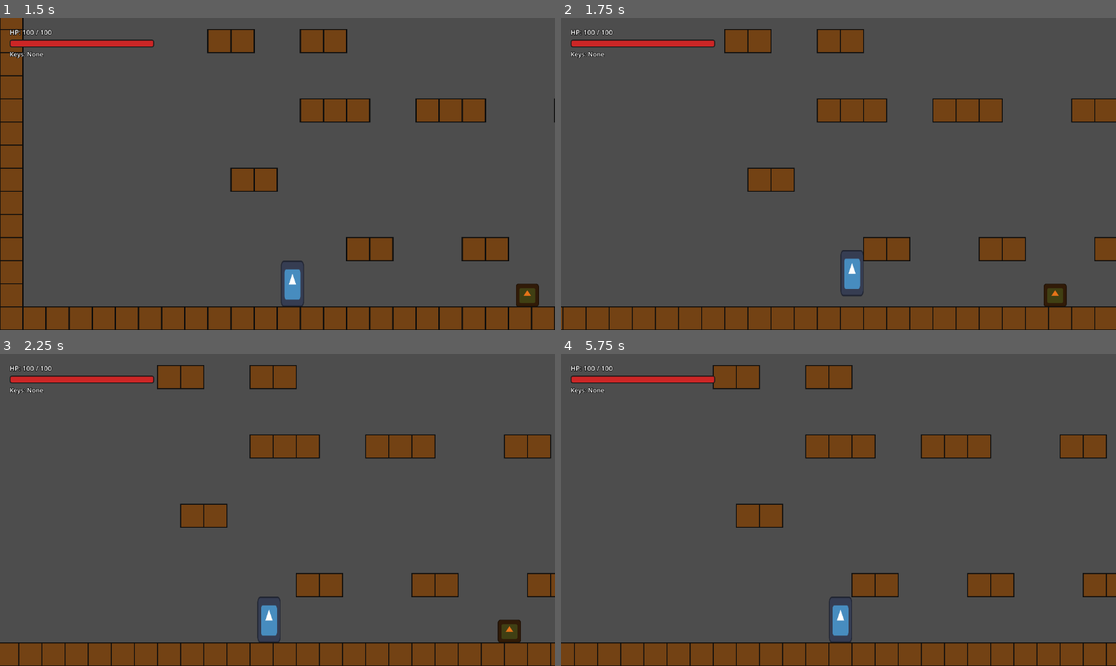
Above: before the commit, frames 1-4 (two rows, left to right).
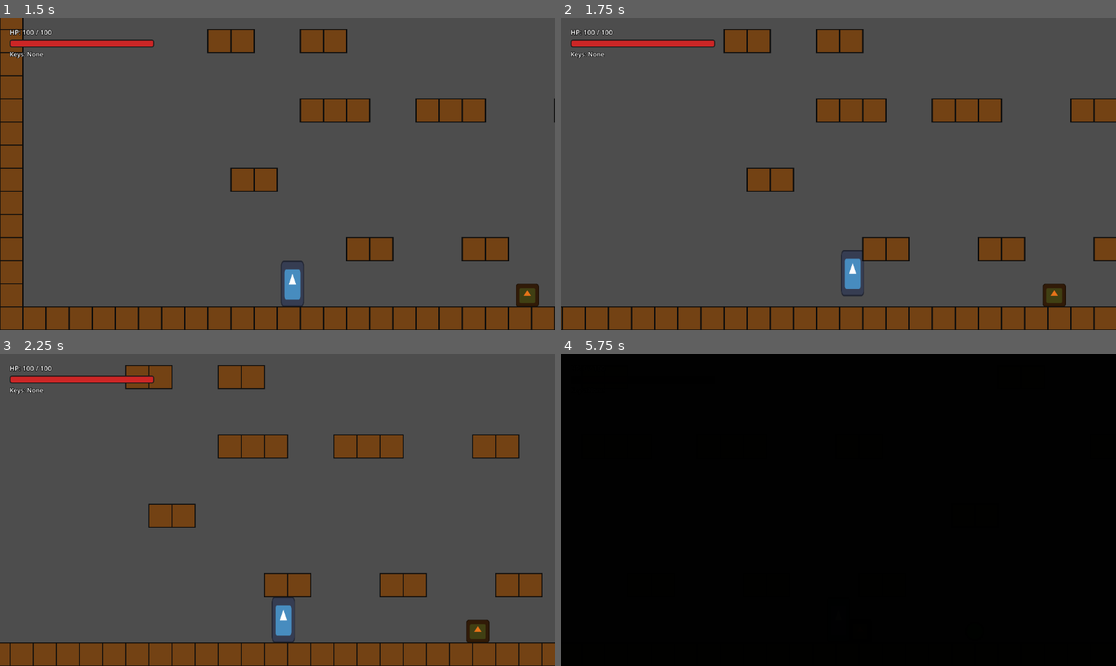
Above: after the commit, the same moments.

Repository: hikarirainbow/New-Project
Game: Godot game, scene res://scenes/levels/sandbox_level.tscn
The game is run twice, just before and just after one commit, with the same random seed, the same clock (stepped at 60 frames per second) and the same inputs. The engine's default icon, where the game draws it, is replaced by a stand-in: a white triangle on a blue panel in a dark square.
Inputs:
- Up to frame 1 (1.5 s): tap Enter at 0.5 s; hold D (move_right) from 0.53 s (still down); tap C (dash) at 0.6 s; tap Space (jump) at 0.77 s; tap X (attack) at 1.35 s
- Up to frame 2 (1.75 s): keep holding D (move_right); tap Space (jump) at 1.52 s; tap C (dash) at 1.55 s
- Up to frame 3 (2.25 s): release D (move_right) at 2.03 s; hold A (move_left) from 2.03 s (still down); tap C (dash) at 2.1 s
- Up to frame 4 (5.75 s): release A (move_left) at 2.78 s; hold D (move_right) 2.78-4.28 s; tap C (dash) at 2.85, 3.8, 4.35, 5.1 s; tap Space (jump) at 3.02, 3.77, 4.52 s; tap X (attack) at 3.6 s; hold A (move_left) 4.28-5.03 s; hold D (move_right) from 5.03 s (still down)

Frame 1 is identical in both runs. In frame 2, 1.3% of the frame differs, in the area x 0-97%, y 3-100%; in frame 3, 9.9%; in frame 4, 99%, in the area x 0-100%, y 0-100%.

Commit message:
fix: lock movement and direction during dash state, face dash direction on start

Diff:
--- a/scenes/player/player.gd
+++ b/scenes/player/player.gd
@@ -128,6 +128,11 @@
 		dir = -1.0 if (has_node("Sprite2D") and $Sprite2D.flip_h) else 1.0
 
 	dash_direction = Vector2(dir, 0.0).normalized()
+
+	# Quay mặt Sprite nhân vật theo hướng lướt
+	if has_node("Sprite2D"):
+		$Sprite2D.flip_h = dash_direction.x < 0
+
 	velocity.x = dash_direction.x * DASH_SPEED
 	velocity.y = 0.0 # Khóa vận tốc nhảy/rơi theo phương dọc khi đang lướt chủ động
 	is_invincible = true
@@ -145,8 +150,11 @@
 		# 1/10 đoạn cuối: Giảm tốc độ mượt mà về tốc độ gốc và mất miễn sát thương
 		is_invincible = false
 
-		# Lấy tốc độ đích sau khi kết thúc lướt (tùy vào phím bấm hiện tại của người chơi)
-		var target_speed = Input.get_axis("move_left", "move_right") * SPEED
+		# Khóa hướng di chuyển: Chỉ cho phép di chuyển tiếp theo hướng lướt nếu người giữ đúng hướng đó
+		var input_dir = Input.get_axis("move_left", "move_right")
+		var target_speed = 0.0
+		if sign(input_dir) == sign(dash_direction.x):
+			target_speed = dash_direction.x * SPEED
 
 		# Tính toán tỷ lệ phần trăm tiến trình trong đoạn cuối (0.0 đến 1.0)
 		var recovery_time_passed = dash_timer - DASH_ACTIVE_DURATION
--- a/scenes/player/player.tscn
+++ b/scenes/player/player.tscn
@@ -1,38 +1,38 @@
-[gd_scene load_steps=5 format=3 uid="uid://c1y7h8d3p2"]
+[gd_scene format=3 uid="uid://c1c2o7i1jjmyx"]
 
-[ext_resource type="Script" path="res://scenes/player/player.gd" id="1_player_gd"]
-[ext_resource type="Texture2D" uid="uid://d3u2h2n3r1" path="res://icon.svg" id="2_player_icon"]
+[ext_resource type="Script" uid="uid://c8wj401j1yimo" path="res://scenes/player/player.gd" id="1_player_gd"]
+[ext_resource type="Texture2D" uid="uid://4q335xxs2p" path="res://icon.svg" id="2_player_icon"]
 
 [sub_resource type="RectangleShape2D" id="RectangleShape2D_player"]
-size = Vector2(32, 64)
+size = Vector2(28, 54)
 
 [sub_resource type="RectangleShape2D" id="RectangleShape2D_attack"]
 size = Vector2(50, 10)
 
-[node name="Player" type="CharacterBody2D"]
+[node name="Player" type="CharacterBody2D" unique_id=755196729]
 collision_layer = 2
 collision_mask = 5
 script = ExtResource("1_player_gd")
 
-[node name="Sprite2D" type="Sprite2D" parent="."]
+[node name="Sprite2D" type="Sprite2D" parent="." unique_id=856507457]
 scale = Vector2(0.25, 0.5)
 texture = ExtResource("2_player_icon")
 
-[node name="CollisionShape2D" type="CollisionShape2D" parent="."]
+[node name="CollisionShape2D" type="CollisionShape2D" parent="." unique_id=1328839108]
+position = Vector2(0, 5)
 shape = SubResource("RectangleShape2D_player")
 
-[node name="Camera2D" type="Camera2D" parent="."]
+[node name="Camera2D" type="Camera2D" parent="." unique_id=175367551]
 zoom = Vector2(1.5, 1.5)
 position_smoothing_enabled = true
 position_smoothing_speed = 8.0
 
-[node name="AttackArea" type="Area2D" parent="."]
+[node name="AttackArea" type="Area2D" parent="." unique_id=883279423]
 collision_layer = 0
 collision_mask = 4
-monitoring = true
 monitorable = false
 
-[node name="CollisionShape2D" type="CollisionShape2D" parent="AttackArea"]
+[node name="CollisionShape2D" type="CollisionShape2D" parent="AttackArea" unique_id=1625333485]
 position = Vector2(45, 0)
 shape = SubResource("RectangleShape2D_attack")
 disabled = true
Not shown, changed: codex/game_dev_script.md
